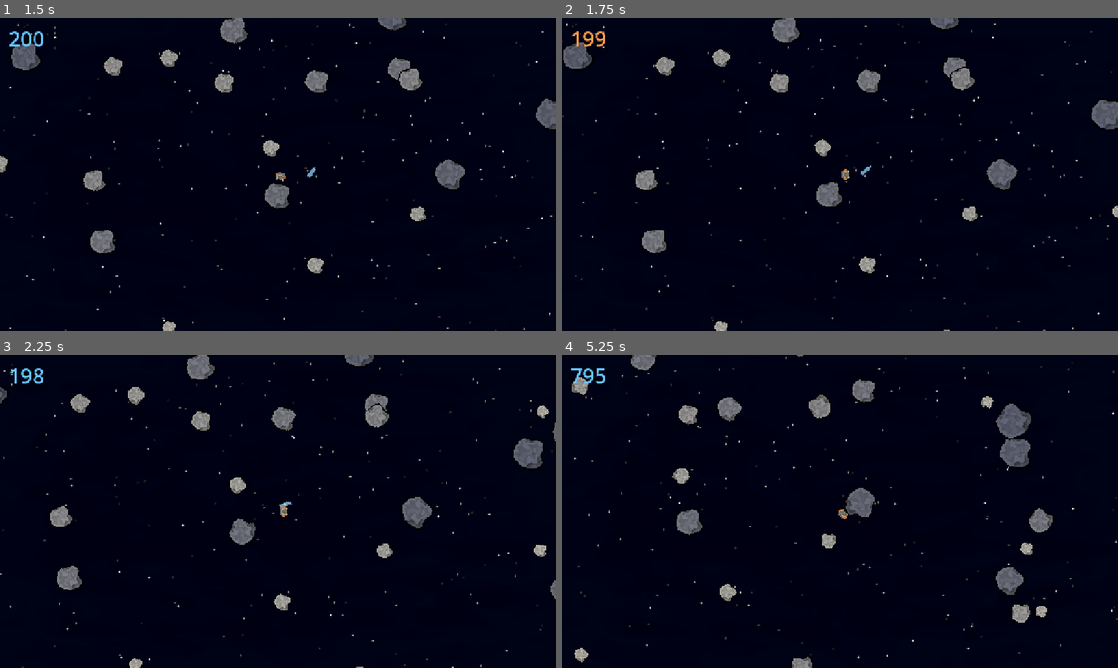
Above: before the commit, frames 1-4 (two rows, left to right).
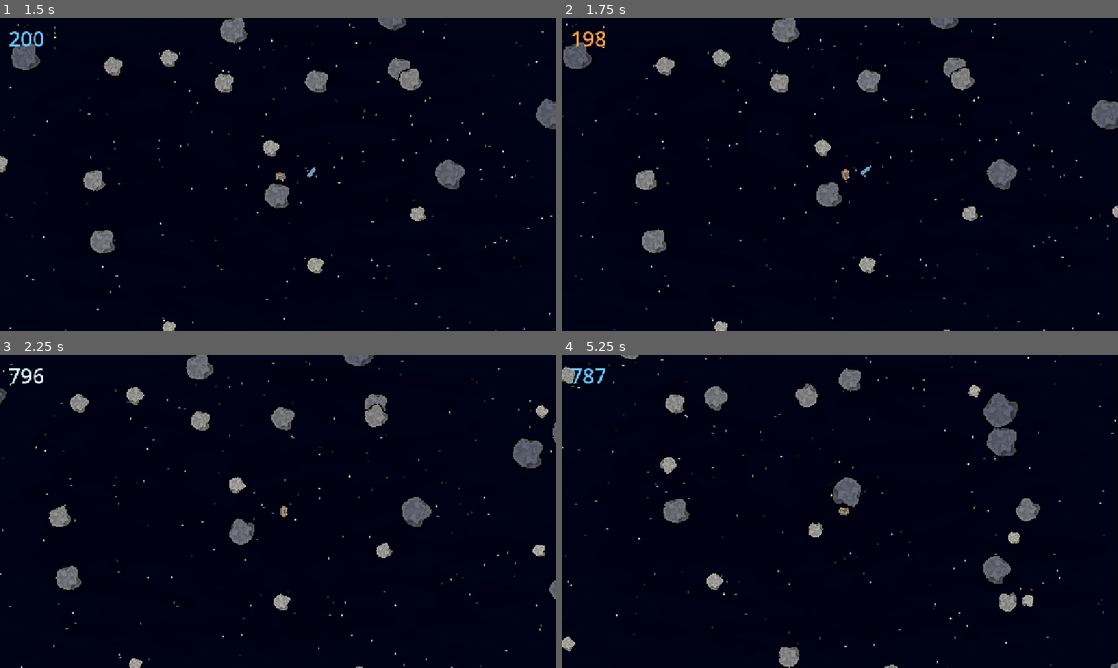
Above: after the commit, the same moments.

Repository: xOnelinx/-space_scrapheap
Game: Godot game, scene res://scenes/main.tscn
Same seed, same stepped clock (60 frames per second), same inputs: the game is played once before the commit and once after it.
Inputs (mouse positions are in pixels of both pictures, inside the frame that each line leads up to):
- Up to frame 1 (1.5 s): click "Начать игру" at 0.5 s; move the mouse to (400, 158) at 1.27 s; hold D from 1.28 s (still down); click (400, 158) at 1.42 s
- Up to frame 2 (1.75 s): keep holding D
- Up to frame 3 (2.25 s): move the mouse to (166, 527) at 2.02 s; release D at 2.03 s; hold S from 2.03 s (still down)
- Up to frame 4 (5.25 s): move the mouse to (895, 442) at 2.77 s; release S at 2.78 s; hold D 2.78-3.53 s; move the mouse to (812, 574) at 3.52 s; hold W 3.53-4.28 s; click (812, 574) at 3.67 s; move the mouse to (1006, 558) at 4.27 s; hold A from 4.28 s (still down); move the mouse to (673, 464) at 5.02 s

Frame 1 is identical in both runs. In frame 2, 0.1% of the frame differs, in the area x 0-100%, y 1-100%; in frame 3, 1.3%; in frame 4, 7.3%, in the area x 0-100%, y 0-100%.

Commit message:
В полёте WASD слегка правит курс и тратит кислород, удар в астероид всегда сажает.
Струя бьёт против кнопки. За секунду правки уходит 3 единицы воздуха сверх дыхания.

Co-authored-by: Cursor <cursoragent@cursor.com>

Diff:
--- /dev/null
+++ b/godot/scripts/flight_jet.gd
@@ -0,0 +1,53 @@
+extends Node2D
+
+## Короткая струя воздуха от скитальца против нажатого WASD.
+
+const REACH := 16.0
+const ROOT := 12.0
+
+var _dir := Vector2.ZERO
+var _phase := 0.0
+
+
+func _process(delta: float) -> void:
+	if _dir == Vector2.ZERO:
+		return
+	_phase += delta
+	queue_redraw()
+
+
+func set_direction(dir: Vector2) -> void:
+	var next := Vector2.ZERO
+	if dir.length_squared() > 0.01:
+		next = dir.normalized()
+	if next == _dir:
+		if next != Vector2.ZERO:
+			queue_redraw()
+		return
+	_dir = next
+	if _dir == Vector2.ZERO:
+		_phase = 0.0
+	queue_redraw()
+
+
+func direction() -> Vector2:
+	return _dir
+
+
+func is_shown() -> bool:
+	return _dir != Vector2.ZERO
+
+
+func _draw() -> void:
+	if _dir == Vector2.ZERO:
+		return
+	var side := Vector2(-_dir.y, _dir.x)
+	for i in 3:
+		var along := fposmod(_phase * 22.0 + float(i) * 6.0, REACH)
+		var fade := along / REACH
+		var center := _dir * (ROOT + along)
+		var half := lerpf(2.5, 1.0, fade)
+		var color := Color(0.78, 0.92, 1.0, lerpf(0.75, 0.0, fade))
+		draw_line(center - _dir * half, center + _dir * half, color, 1.0)
+		if i == 1:
+			draw_line(center - side * 1.5, center + side * 1.5, Color(color.r, color.g, color.b, color.a * 0.45), 1.0)
--- a/godot/scripts/jump_aim.gd
+++ b/godot/scripts/jump_aim.gd
@@ -1,7 +1,8 @@
 class_name JumpAim
 extends Node2D
 
-## Курс — пунктир до края экрана. Стрелка вдоль того же курса; цвет — по относительной скорости к телу.
+## Курс — пунктир до края экрана. Стрелка вдоль того же курса.
+## Контакт с астероидом сажает при любой скорости, поэтому удар не красится как отскок.
 
 const DASH := 10.0
 const GAP := 7.0
--- a/godot/scripts/wanderer.gd
+++ b/godot/scripts/wanderer.gd
@@ -1,9 +1,9 @@
 class_name Wanderer
 extends CharacterBody2D
 
-## Без ранца: отталкиваешься с разной силой. В пустоте — только инерция.
+## Без ранца: отталкиваешься с разной силой. В пустоте — инерция и слабая правка курса WASD.
 ## По кромке астероида — A/D. По корпусу — WASD.
-## Магнитные ботинки: к обломку цепляется при любом ударе.
+## Магнитные ботинки: к обломку и к астероиду цепляется при любом ударе, на любой скорости.
 ## С любой точки корпуса прыжок в любую сторону.
 ## Курс без пересечения с телами → гибель. Крутится только спрайт.
 ## ПКМ — курс до края экрана и стрелка скорости (спин опоры).
@@ -12,11 +12,14 @@
 
 const FACE_EPS := 1.0
 const RESTITUTION := 0.55
-const DOCK_SPEED := 60.0
 const DOCK_SEPARATION := 2.0
 const WALK_SPEED := 70.0
 const PUSH_MIN := 10.0
 const PUSH_MAX := 100.0
+## За секунду удержания WASD в полёте скорость меняется меньше, чем самый слабый толчок.
+const FLIGHT_NUDGE := 8.0
+## Сверх обычного дыхания, только пока в полёте зажата правка курса.
+const FLIGHT_OXYGEN := 3.0
 ## Курсор у персонажа — минимум, дальше CHARGE_DIST_MAX — полный толчок.
 const CHARGE_DIST_MIN := 28.0
 const CHARGE_DIST_MAX := 220.0
@@ -31,10 +34,10 @@
 const LOST_DEATH_TEXT := "Вы умерли.\nБесконечно скитаясь в космосе.\n\nНажмите мышь — начать снова"
 const OXYGEN_DEATH_TEXT := "В космосе нет кислорода, как и в ваших легких\n\nНажмите мышь — начать снова"
 const MASS := 26.0 * 26.0
-const HIT_FRICTION := 0.35
 const AIM_HORIZON := 3.0
 ## Верх спрайта — прямоугольный рюкзак, это спина. Низ — ноги, ими встаём на камень.
 const FOOT_EXTENT := 10.0
+const _FLIGHT_JET := preload("res://scripts/flight_jet.gd")
 
 @export var start_rock_path: NodePath = ^"../Bodies/StaticNear"
 
@@ -48,6 +51,7 @@
 var _slip_body: Node2D = null
 var _hold_time := 0.0
 var _oxygen_double := 0.0
+var _using_flight_correction := false
 var _self_radius := 0.0
 var _dead := false
 var _controls_locked := true
@@ -55,6 +59,7 @@
 var _oxygen := OXYGEN_START
 var _oxygen_flash := 0.0
 var _oxygen_label: Label
+var _flight_jet: Node2D
 
 
 func _ready() -> void:
@@ -65,6 +70,7 @@
 	_clear_charge()
 	_free_orphan_doom_overlays()
 	_build_oxygen_hud()
+	_build_flight_jet()
 	call_deferred("_spawn_on_start_rock")
 	call_deferred("_unlock_controls_when_ready")
 
@@ -254,6 +260,8 @@
 	if _oxygen_double > 0.0:
 		rate = 2.0
 		_oxygen_double = maxf(0.0, _oxygen_double - delta)
+	if _using_flight_correction:
+		rate += FLIGHT_OXYGEN
 	_oxygen = maxf(0.0, _oxygen - delta * rate)
 	_refresh_oxygen_label()
 	_tick_oxygen_flash(delta)
@@ -352,11 +360,13 @@
 func _physics_process(delta: float) -> void:
 	if _dead:
 		return
+	_using_flight_correction = _flight_correction_held()
 	if _tick_oxygen(delta):
 		return
 	_release_slip_if_clear()
 	if dock.docked:
 		_lost_time = 0.0
+		_show_flight_jet(Vector2.ZERO)
 		if _controls_locked:
 			_clear_charge()
 			follow_dock()
@@ -372,13 +382,18 @@
 		return
 
 	_clear_charge()
-
-	var collision := move_and_collide(velocity * delta)
+	_nudge_flight(delta)
+
+	# recovery_as_collision: въезд камня в скитальца на скорости тоже контакт, не выталкивание.
+	var collision := move_and_collide(velocity * delta, false, 0.08, true)
 	if collision != null:
 		_resolve_hit(collision)
 		if dock.docked or _dead:
 			_lost_time = 0.0
 			return
+	elif _dock_if_buried():
+		_lost_time = 0.0
+		return
 
 	if course_is_lost():
 		_lost_time += delta
@@ -391,6 +406,39 @@
 	_sprite.position = Vector2.ZERO
 	if velocity.length_squared() > FACE_EPS * FACE_EPS:
 		_sprite.rotation = velocity.angle() - PI / 2.0
+
+
+func _flight_correction_held() -> bool:
+	## На камне WASD — ходьба, воздух на неё не тратится.
+	if _controls_locked or dock.docked:
+		return false
+	return _screen_dir().length_squared() > 0.01
+
+
+func _nudge_flight(delta: float) -> void:
+	var dir := Vector2.ZERO if _controls_locked else _screen_dir()
+	## Струя — выхлоп: летит против кнопки, сам сдвиг курса — по кнопке.
+	_show_flight_jet(-dir)
+	_apply_flight_nudge(dir, delta)
+
+
+func _build_flight_jet() -> void:
+	_flight_jet = _FLIGHT_JET.new()
+	_flight_jet.name = "FlightJet"
+	_flight_jet.z_index = 3
+	add_child(_flight_jet)
+
+
+func _show_flight_jet(dir: Vector2) -> void:
+	if _flight_jet != null:
+		_flight_jet.set_direction(dir)
+
+
+func _apply_flight_nudge(dir: Vector2, delta: float) -> void:
+	## Экранные WASD, не разворот спрайта: W всегда вверх экрана.
+	if dir.length_squared() < 0.01:
+		return
+	velocity += dir.normalized() * FLIGHT_NUDGE * delta
 
 
 func _screen_dir() -> Vector2:
@@ -464,33 +512,20 @@
 	var collider := collision.get_collider() as Node2D
 	var normal := collision.get_normal()
 	var rock := collider as SpaceRock
+	if rock != null:
+		## Круглый камень: нормаль из центра, чтобы кривой контакт не вдавливал внутрь.
+		if not rock.hull:
+			var away := global_position - rock.global_position
+			if away.length_squared() > 0.0001:
+				normal = away.normalized()
+		dock_to(collider, normal)
+		return
+
 	var contact := collision.get_position()
 	var body_vel := _velocity_at(collider, contact)
 	var relative := velocity - body_vel
-	var approach := -relative.dot(normal)
-	if approach <= asteroid_dock_speed(rock):
-		dock_to(collider, normal)
-		return
-
-	if rock == null:
-		velocity = relative.bounce(normal) * RESTITUTION + body_vel
-		global_position += normal * DOCK_SEPARATION
-		return
-
-	var inv_sum := 1.0 / MASS + 1.0 / rock.get_mass()
-	var tangent := Vector2(-normal.y, normal.x)
-	var jn := SpaceRock.normal_impulse(approach, inv_sum, RESTITUTION)
-	velocity += normal * jn / MASS
-	rock.apply_impulse(-normal * jn, contact)
-	var slip := (velocity - _velocity_at(rock, contact)).dot(tangent)
-	var radius := rock.get_hit_radius()
-	var inv_t := inv_sum + (radius * radius) / rock.get_inertia()
-	var jt := SpaceRock.friction_impulse(slip, inv_t, jn, HIT_FRICTION)
-	velocity -= tangent * jt / MASS
-	rock.apply_impulse(tangent * jt, contact)
+	velocity = relative.bounce(normal) * RESTITUTION + body_vel
 	global_position += normal * DOCK_SEPARATION
-	var shove := SpaceRock.separation_share(collision.get_depth(), rock.get_mass(), MASS)
-	rock.global_position -= normal * shove
 
 
 func is_aiming() -> bool:
@@ -588,19 +623,40 @@
 	return -rel.dot(away.normalized())
 
 
-func asteroid_dock_speed(rock: SpaceRock) -> float:
-	if rock == null:
-		return DOCK_SPEED
-	if rock.hull:
-		return INF
-	return DOCK_SPEED * minf(rock.get_mass() / MASS, 1.0)
-
-
-func aim_too_fast_for_meteor(launch_vel: Vector2, horizon: float = AIM_HORIZON) -> bool:
-	var rock := first_aim_rock(launch_vel, horizon)
-	if rock == null or rock.hull:
-		return false
-	return aim_approach_into(rock, launch_vel) > asteroid_dock_speed(rock)
+func asteroid_dock_speed(_rock: SpaceRock) -> float:
+	## Лёгкий камень больше не срезает порог: удар быстрее толчка тоже цепляет.
+	return INF
+
+
+func _dock_if_buried() -> bool:
+	## Кадр без отданного контакта: круг уже внутри астероида, вылет выглядел бы отскоком.
+	var buried := _buried_asteroid()
+	if buried == null:
+		return false
+	var away := global_position - buried.global_position
+	var normal := Vector2.UP if away.length_squared() < 0.0001 else away.normalized()
+	dock_to(buried, normal)
+	return true
+
+
+func _buried_asteroid() -> SpaceRock:
+	var found: SpaceRock = null
+	var best := INF
+	for node in get_tree().get_nodes_in_group("space_rocks"):
+		var rock := node as SpaceRock
+		if rock == null or rock.hull:
+			continue
+		var reach := _self_radius + rock.get_hit_radius()
+		var dist := global_position.distance_to(rock.global_position)
+		if dist < reach and dist < best:
+			best = dist
+			found = rock
+	return found
+
+
+func aim_too_fast_for_meteor(_launch_vel: Vector2, _horizon: float = AIM_HORIZON) -> bool:
+	## Посадка не зависит от скорости входа: и медленный, и быстрый контакт цепляет.
+	return false
 
 
 func dock_to(body: Node2D, normal: Vector2) -> void:
--- a/godot/tests/verify_aim.gd
+++ b/godot/tests/verify_aim.gd
@@ -33,6 +33,8 @@
 	if not _check_aim_release_cancels_charge(scene, wanderer):
 		return
 	if not _check_arrow_dock_color(scene, wanderer):
+		return
+	if not _check_fast_contact_docks(wanderer):
 		return
 	print("AIM_OK")
 	quit(0)
@@ -242,14 +244,8 @@
 	var stand := scene.get_node("Bodies/StaticNear") as SpaceRock
 	var meteor := scene.get_node("Bodies/StaticMid") as SpaceRock
 	var hull := scene.get_node("Bodies/HullFed01") as SpaceRock
-	if wanderer.asteroid_dock_speed(hull) < 1.0e12:
-		fail("К корпусу нет порога скорости")
-		return false
-	if stand.get_mass() < Wanderer.MASS:
-		fail("Стартовый камень легче скитальца — порог дока сломается")
-		return false
-	if absf(wanderer.asteroid_dock_speed(stand) - Wanderer.DOCK_SPEED) > 0.01:
-		fail("Порог дока к тяжёлому метеориту должен быть %.0f" % Wanderer.DOCK_SPEED)
+	if wanderer.asteroid_dock_speed(hull) < 1.0e12 or wanderer.asteroid_dock_speed(stand) < 1.0e12:
+		fail("К телу нет порога скорости")
 		return false
 	stand.sync_to_physics = false
 	meteor.sync_to_physics = false
@@ -266,7 +262,7 @@
 			continue
 		other.sync_to_physics = false
 		other.global_position.y += 20000.0
-	var fast_void := Vector2(Wanderer.DOCK_SPEED + 40.0, 0.0)
+	var fast_void := Vector2(200.0, 0.0)
 	if wanderer.aim_too_fast_for_meteor(fast_void, 8.0):
 		fail("Без тела на курсе абсолютная скорость не красит стрелку")
 		return false
@@ -281,28 +277,69 @@
 	if rel.distance_to(expect) > 0.2:
 		fail("Относительная скорость к метеориту на курсе неверна: %s ≠ %s" % [rel, expect])
 		return false
-	var limit := wanderer.asteroid_dock_speed(meteor)
-	if wanderer.aim_too_fast_for_meteor(meteor.drift_velocity + Vector2(limit * 0.4, 0.0), 8.0):
+	if wanderer.aim_too_fast_for_meteor(meteor.drift_velocity + Vector2(30.0, 0.0), 8.0):
 		fail("Мягкий подход к метеориту должен быть зелёным")
 		return false
-	if not wanderer.aim_too_fast_for_meteor(meteor.drift_velocity + Vector2(limit + 25.0, 0.0), 8.0):
-		fail("Жёсткий подход к метеориту должен быть красным")
+	if wanderer.aim_too_fast_for_meteor(meteor.drift_velocity + Vector2(280.0, 0.0), 8.0):
+		fail("Жёсткий подход к метеориту тоже цепляется")
 		return false
 	meteor.drift_velocity = Vector2.ZERO
-	var clip := Vector2(limit + 40.0, 0.0)
+	var clip := Vector2(280.0, 0.0)
 	var radii := wanderer._self_radius + meteor.get_hit_radius()
 	meteor.global_position = wanderer.global_position + Vector2(200, radii * 0.92)
 	if wanderer.first_aim_rock(clip, 8.0) != meteor:
 		fail("Скользящий курс должен бить в метеорит")
 		return false
-	var approach := wanderer.aim_approach_into(meteor, clip)
-	if approach > limit:
-		fail("Скользящий удар в тесте оказался жёстче дока")
-		return false
-	if clip.length() <= limit:
-		fail("Скользящий удар должен иметь большую |v|, иначе тест пустой")
-		return false
 	if wanderer.aim_too_fast_for_meteor(clip, 8.0):
 		fail("Скользящий удар цепляется — стрелка не должна быть красной")
 		return false
 	return true
+
+
+func _check_fast_contact_docks(wanderer: Wanderer) -> bool:
+	var meteor := wanderer.get_tree().current_scene.get_node("Bodies/StaticMid") as SpaceRock
+	for node in wanderer.get_tree().get_nodes_in_group("space_rocks"):
+		var rock := node as SpaceRock
+		if rock == null:
+			continue
+		rock.sync_to_physics = false
+		rock.drift_velocity = Vector2.ZERO
+		rock.spin = 0.0
+		if rock != meteor:
+			rock.global_position += Vector2(0, 50000)
+	meteor.global_position = Vector2(4000, 4000)
+	meteor.scale = Vector2(0.5, 0.5)
+	wanderer._controls_locked = true
+	if not _flies_into(wanderer, meteor, 320.0):
+		fail("Быстрый удар в лёгкий астероид должен цеплять")
+		return false
+	wanderer.undock()
+	var reach := meteor.get_hit_radius() + wanderer._self_radius
+	wanderer.global_position = meteor.global_position + Vector2(reach - 8.0, 0.0)
+	wanderer.velocity = Vector2(300.0, 40.0)
+	wanderer._physics_process(1.0 / 60.0)
+	if not wanderer.dock.docked or wanderer.dock.body != meteor:
+		fail("Уже внутри астероида на скорости должны прилипнуть, а не вылететь")
+		return false
+	wanderer.global_position = meteor.global_position + Vector2(reach + 2.0, 0.0)
+	wanderer.velocity = Vector2(160.0, 0.0)
+	wanderer.dock_to(meteor, Vector2.RIGHT)
+	wanderer.undock()
+	for _i in 6:
+		wanderer._physics_process(1.0 / 60.0)
+		if wanderer.dock.docked:
+			fail("Прыжок прочь не должен сразу прилипать обратно")
+			return false
+	return true
+
+
+func _flies_into(wanderer: Wanderer, meteor: SpaceRock, speed: float) -> bool:
+	wanderer.undock()
+	var reach := meteor.get_hit_radius() + wanderer._self_radius
+	wanderer.global_position = meteor.global_position + Vector2(reach + 20.0, 0.0)
+	wanderer.velocity = Vector2(-speed, 0.0)
+	for _i in 20:
+		wanderer._physics_process(1.0 / 60.0)
+		if wanderer.dock.docked:
+			return wanderer.dock.body == meteor
+	return false
--- a/godot/tests/verify_push.gd
+++ b/godot/tests/verify_push.gd
@@ -71,9 +71,115 @@
 
 	if not _check_lost_warning(scene, wanderer):
 		return
+	if not _check_asteroid_sticks(wanderer):
+		return
+	if not _check_flight_nudge(wanderer):
+		return
 
 	print("PUSH_OK")
 	quit(0)
+
+
+func _check_flight_nudge(wanderer: Wanderer) -> bool:
+	wanderer.undock()
+	wanderer._controls_locked = true
+	wanderer.velocity = Vector2(40, 0)
+	wanderer._nudge_flight(1.0)
+	if wanderer.velocity.distance_to(Vector2(40, 0)) > 0.01:
+		fail("Правка курса при заблокированном вводе")
+		return false
+	wanderer._controls_locked = false
+	wanderer._apply_flight_nudge(Vector2(0, -1), 1.0)
+	var nudged := Vector2(40, -Wanderer.FLIGHT_NUDGE)
+	if wanderer.velocity.distance_to(nudged) > 0.01:
+		fail("Правка курса в полёте: %s" % wanderer.velocity)
+		return false
+	if Wanderer.FLIGHT_NUDGE >= Wanderer.PUSH_MIN:
+		fail("Правка курса не должна быть сильнее слабого толчка")
+		return false
+	wanderer.velocity = Vector2(40, 0)
+	wanderer._apply_flight_nudge(Vector2.ZERO, 1.0)
+	if wanderer.velocity.distance_to(Vector2(40, 0)) > 0.01:
+		fail("Без кнопок скорость в полёте не должна меняться")
+		return false
+	var jet := wanderer.get_node("FlightJet")
+	wanderer._show_flight_jet(-Vector2.RIGHT)
+	if not jet.is_shown() or jet.direction() != Vector2.LEFT:
+		fail("Струя должна бить против кнопки")
+		return false
+	wanderer._show_flight_jet(Vector2.ZERO)
+	if jet.is_shown():
+		fail("Без кнопки струя должна гаснуть")
+		return false
+	wanderer._oxygen = 40.0
+	wanderer._oxygen_double = 0.0
+	wanderer._using_flight_correction = true
+	wanderer._tick_oxygen(1.0)
+	if absf(wanderer._oxygen - (40.0 - 1.0 - Wanderer.FLIGHT_OXYGEN)) > 0.01:
+		fail("Правка курса должна тратить 3 кислорода в секунду, сейчас %.2f" % wanderer._oxygen)
+		return false
+	wanderer._using_flight_correction = false
+	wanderer._tick_oxygen(1.0)
+	if absf(wanderer._oxygen - (40.0 - 1.0 - Wanderer.FLIGHT_OXYGEN - 1.0)) > 0.01:
+		fail("Без правки курса остаётся обычное дыхание")
+		return false
+	if wanderer.dock.docked or wanderer._flight_correction_held():
+		fail("Без кнопки коррекция не должна считаться включённой")
+		return false
+	return true
+
+
+func _check_asteroid_sticks(wanderer: Wanderer) -> bool:
+	## И медленный удар о лёгкий камень, и быстрый о тяжёлый сажают, а не отскакивают.
+	var heavy: SpaceRock = null
+	var light: SpaceRock = null
+	for node in wanderer.get_tree().get_nodes_in_group("space_rocks"):
+		var rock := node as SpaceRock
+		if rock == null or rock.hull:
+			continue
+		if heavy == null or rock.get_mass() > heavy.get_mass():
+			heavy = rock
+		if light == null or rock.get_mass() < light.get_mass():
+			light = rock
+	if heavy == null or light == null or light.get_mass() >= Wanderer.MASS:
+		fail("Нет лёгкого астероида для проверки захвата")
+		return false
+	if not _sticks(wanderer, heavy, 140.0):
+		fail("Быстрый контакт с астероидом должен цеплять")
+		return false
+	if not _sticks(wanderer, light, 8.0):
+		fail("Медленный контакт с лёгким астероидом должен цеплять")
+		return false
+	var away := (wanderer.global_position - light.global_position).normalized()
+	wanderer.velocity = away * 40.0
+	wanderer.undock()
+	wanderer._physics_process(0.25)
+	if wanderer.dock.docked:
+		fail("Прыжок от астероида не должен сразу прилипать обратно")
+		return false
+	return true
+
+
+func _sticks(wanderer: Wanderer, rock: SpaceRock, speed: float) -> bool:
+	var slot := 0
+	for node in wanderer.get_tree().get_nodes_in_group("space_rocks"):
+		var other := node as SpaceRock
+		if other == null or other == rock:
+			continue
+		slot += 1
+		other.drift_velocity = Vector2.ZERO
+		other.spin = 0.0
+		other.global_position = Vector2(-100000.0, slot * 500.0)
+	rock.drift_velocity = Vector2.ZERO
+	rock.spin = 0.0
+	rock.global_position = Vector2(3000.0, 3000.0)
+	wanderer.undock()
+	var extra := 10.0
+	var start := rock.get_hit_radius() + wanderer._self_radius + extra
+	wanderer.global_position = rock.global_position + Vector2(start, 0.0)
+	wanderer.velocity = Vector2(-speed, 0.0)
+	wanderer._physics_process(extra / speed + 0.05)
+	return wanderer.dock.docked and wanderer.dock.body == rock
 
 
 func _check_lost_warning(scene: Node, wanderer: Wanderer) -> bool:
@@ -92,6 +198,8 @@
 		rock.global_position += Vector2(0, 80000.0)
 		rock.drift_velocity = Vector2.ZERO
 	wanderer.undock()
+	# В стороне от старых поз тел: физический круг мог ещё стоять на прежнем месте.
+	wanderer.global_position = Vector2(250000, 250000)
 	wanderer.velocity = Vector2(40, 0)
 	if not wanderer.course_is_lost():
 		fail("После увода тел курс должен быть потерян")
